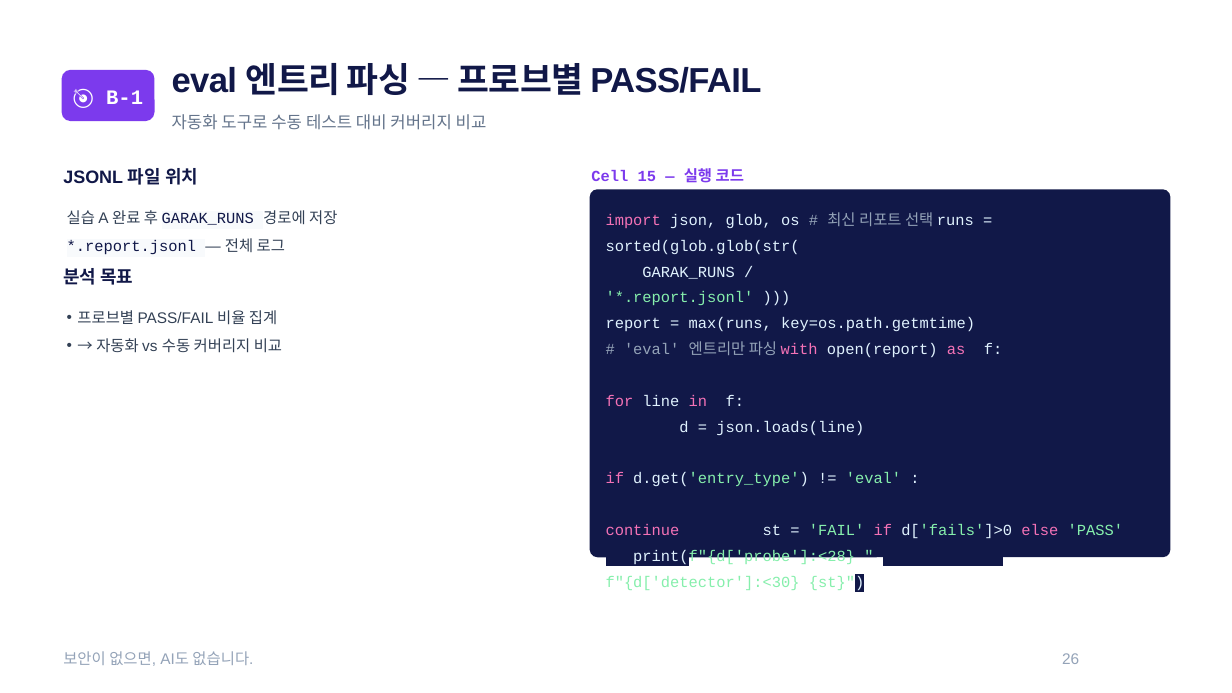
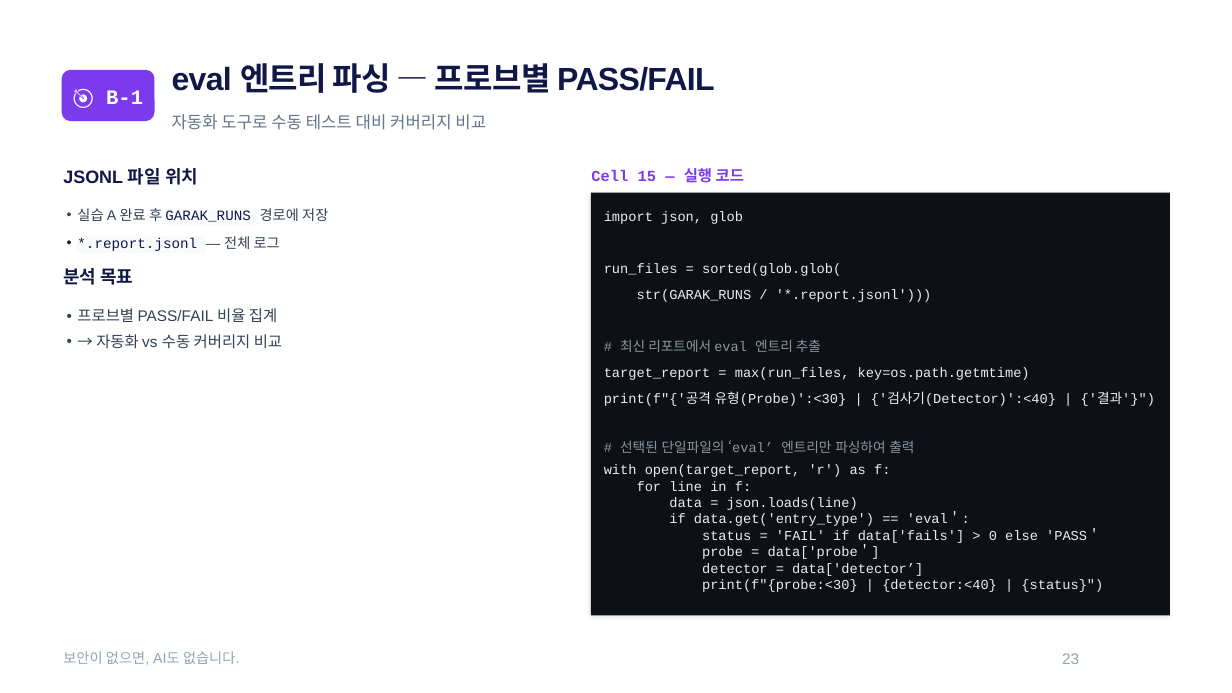
Before and after one commit to sulgik/security-workshop, a slide deck: slide 22 of ws02/class/ws02_slide_class4.pptx (slide 25 before the commit). Drawn at 1232x693 pixels with LibreOffice and Linux fonts; fonts in the diff are those of the drawing. Boxes give left, top, right and bottom in pixels: in the first picture for what was removed or moved away, otherwise in the second. Text is boxed around its words. In the diff, an @@ line names an element or a change of style, - is before the commit and + after.

```diff
--- a/ws02/class/ws02_slide_class4.pptx
+++ b/ws02/class/ws02_slide_class4.pptx
@@ text "eval 엔트리 파싱 — 프로브별 ..." at [172, 63, 714, 93]: size 40.5 to 37.5 pt @@
@@ text "실습 A 완료 후 GARAK_RUNS ..." at [77, 208, 328, 222]: size 18 to 16.6 pt; line spacing 1.5 to 1.4 @@
@@ rounded rectangle removed at [590, 189, 1170, 557] @@
@@ text "*.report.jsonl — 전체 로그" at [77, 236, 280, 251]: size 18 to 16.6 pt; line spacing 1.5 to 1.4 @@
@@ text removed at [606, 212, 1123, 591] @@
-import json, glob, os # 최신 리포트 선택 runs = sorted(glob.glob(str(
-GARAK_RUNS /
-'*.report.jsonl' )))
-report = max(runs, key=os.path.getmtime)
-# 'eval' 엔트리만 파싱 with open(report) as f:
-for line in f:
-d = json.loads(line)
-if d.get('entry_type') != 'eval' :
-continue st = 'FAIL' if d['fails']>0 else 'PASS' print(f"{d['probe']:<28} " f"{d['detector']:<30} {st}")
@@ text "프로브별 PASS/FAIL 비율 집계" at [77, 308, 282, 349]: line spacing 1.5 to 1.4 @@
@@ group added at [591, 193, 1170, 616]: 8 texts, 1 rectangle @@
+import json, glob
+run_files = sorted(glob.glob(
+str(GARAK_RUNS / '*.report.jsonl')))
+# 최신 리포트에서 eval 엔트리 추출
+target_report = max(run_files, key=os.path.getmtime)
+print(f"{'공격 유형(Probe)':<30} | {'검사기(Detector)':<40} | {'결과'}")
+# 선택된 단일파일의 ‘eval’ 엔트리만 파싱하여 출력
+with open(target_report, 'r') as f:
+for line in f:
+data = json.loads(line)
+if data.get('entry_type') == 'eval＇:
+status = 'FAIL' if data['fails'] > 0 else 'PASS＇
+probe = data['probe＇]
+detector = data['detector’]
+print(f"{probe:<30} | {detector:<40} | {status}")
@@ text "보안이 없으면, AI도 없습니다." at [63, 651, 239, 665]: size 18 to 16.6 pt @@
@@ text at [1062, 653, 1079, 664]: text changed @@
-26
+23
```
Also in this commit, not shown: 26 other slides changed, 1 slide added, 6 slides removed, 49 other files.
